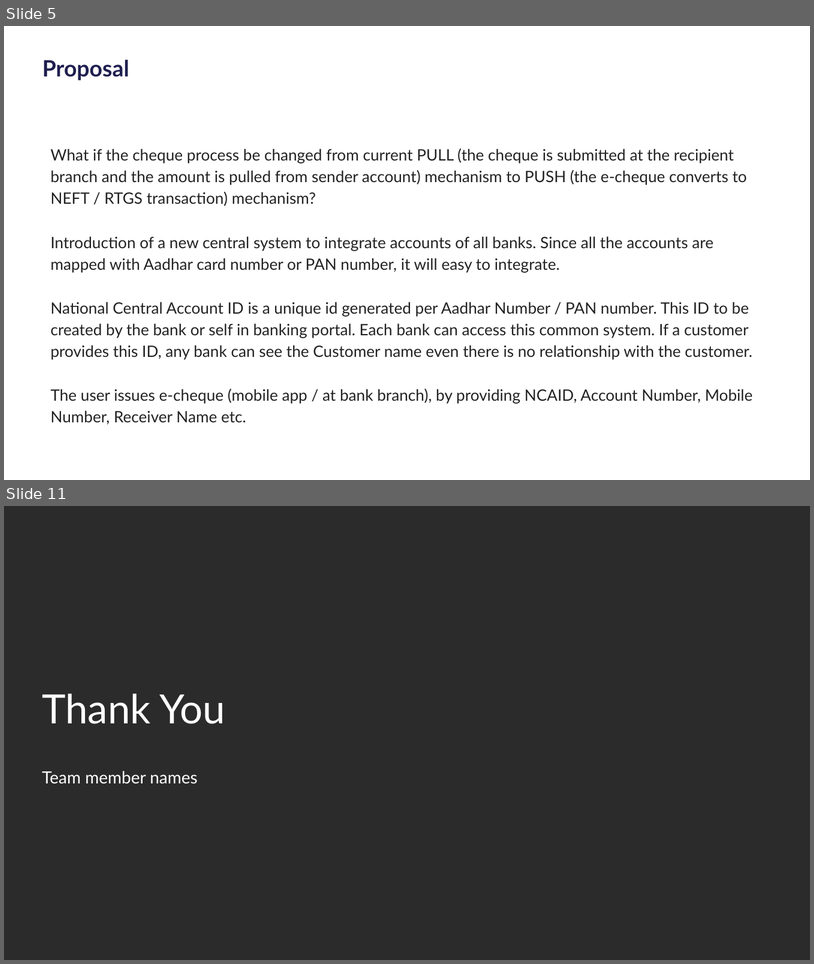
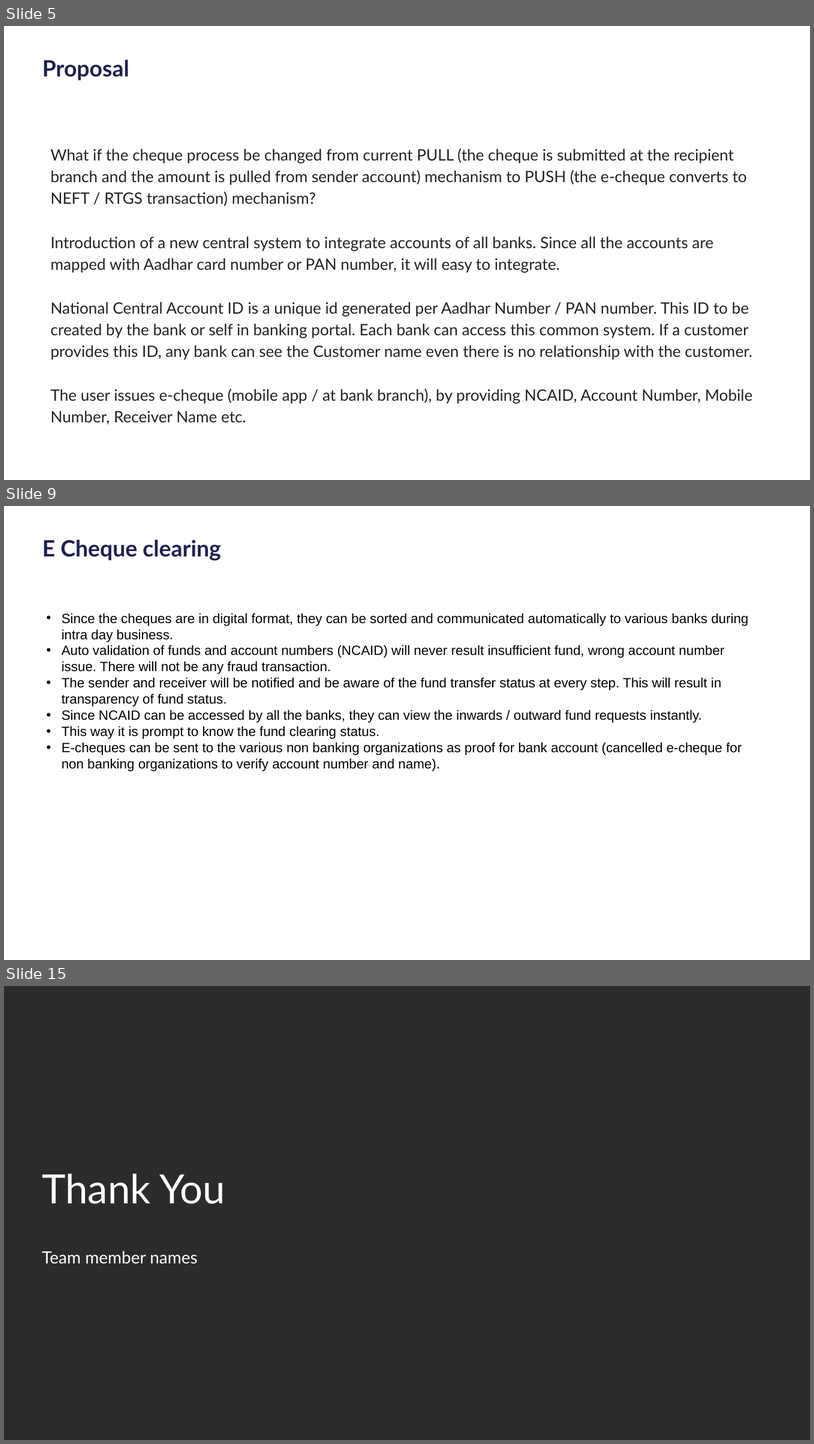
Before and after one commit to PrasantHub/BoBChequeAutomation, a slide deck: BOB_Sample_PPt_Template.pptx. Shown one above the other, each under a label of ours: slides 5 and 11 before the commit, slides 5, 9 and 15 after it; the slides between them are not shown. The pictures are 814x964 and 814x1444 pixels, drawn with LibreOffice and Linux fonts; fonts in the diff are those of the drawing; background and template pictures are left out; a plain dark background stands for a picture behind light text. Boxes give left, top, right and bottom in pixels: in the first picture for what was removed or moved away, otherwise in the second. Text is boxed around its words. In the diff, an @@ line names an element or a change of style, - is before the commit and + after.

```diff
--- a/BOB_Sample_PPt_Template.pptx
+++ b/BOB_Sample_PPt_Template.pptx
@@ slide 9 added at [4,506,810,960], background #FFFFFF; not listed: 2 template elements that a slide beside it also shows @@
@@ title added at [42,540,221,561], 20 pt, text #1F1F50, bold @@
+E Cheque clearing
@@ text added at [62,613,749,771], 12 pt, text #000000 @@
+• Since the cheques are in digital format, they can be sorted and communicated automatically to various banks during intra day business.
+• Auto validation of funds and account numbers (NCAID) will never result insufficient fund, wrong account number issue. There will not be any fraud transaction.
+• The sender and receiver will be notified and be aware of the fund transfer status at every step. This will result in transparency of fund status.
+• Since NCAID can be accessed by all the banks, they can view the inwards / outward fund requests instantly.
+• This way it is prompt to know the fund clearing status.
+• E-cheques can be sent to the various non banking organizations as proof for bank account (cancelled e-cheque for non banking organizations to verify account number and name).
@@ what was slide 11 is now slide 15 @@
```
Also in this commit, not shown: 5 slides changed, 3 other slides added.
